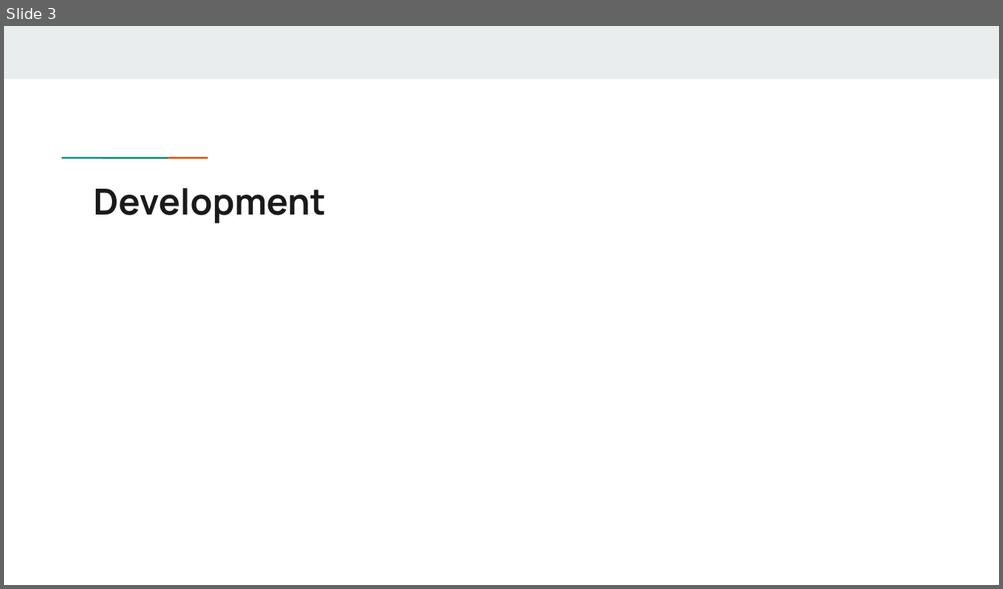
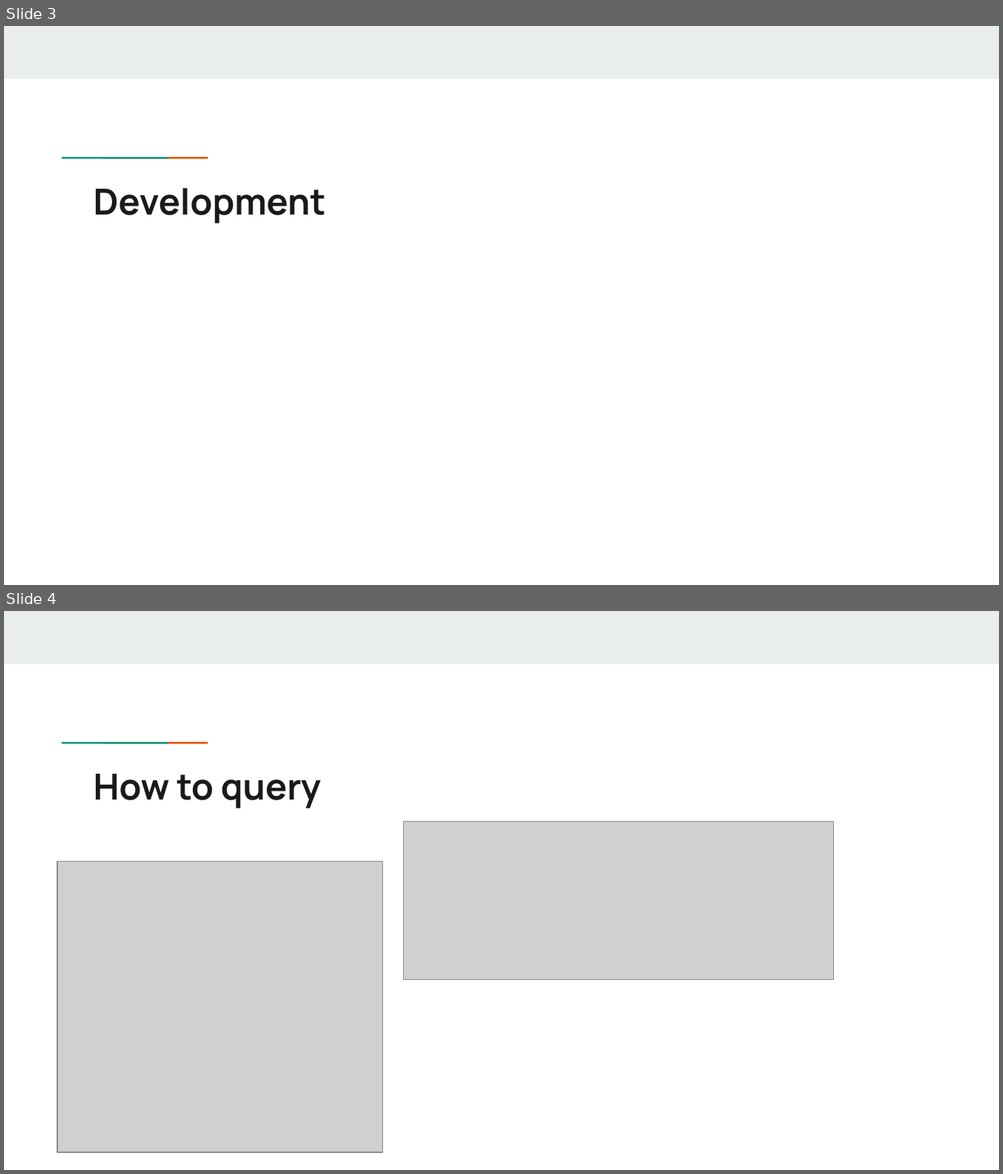
Before and after one commit to kent426/CoreDataTableView-iOS, a slide deck: slides.pptx. Shown one above the other, each under a label of ours: slide 3 before the commit, slides 3 and 4 after it. The pictures are 1003x589 and 1003x1174 pixels, drawn with LibreOffice and Linux fonts; fonts in the diff are those of the drawing; grey boxes stand for pictures. Boxes give left, top, right and bottom in pixels: in the first picture for what was removed or moved away, otherwise in the second. Text is boxed around its words. In the diff, an @@ line names an element or a change of style, - is before the commit and + after.

```diff
--- a/slides.pptx
+++ b/slides.pptx
@@ slide 4 added at <box>4,611,999,1170</box>, background #FFFFFF; not listed: 3 template elements that a slide beside it also shows @@
@@ title added at <box>94,774,321,809</box>, 26 pt, text #1A1A1A, bold @@
+How to query
@@ picture added at <box>403,822,833,980</box> @@
@@ picture added at <box>58,862,383,1153</box> @@
```
Also in this commit, not shown: 8 other slides changed, 1 other slide added.
